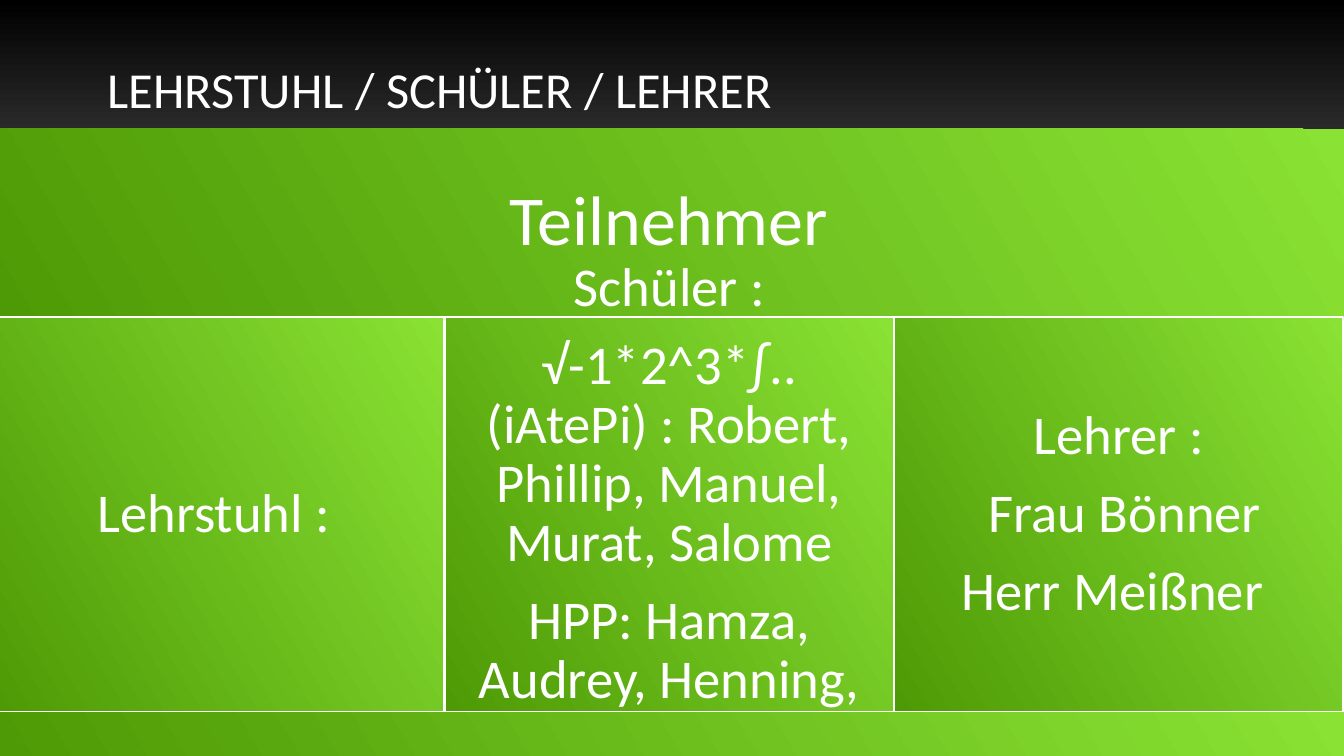
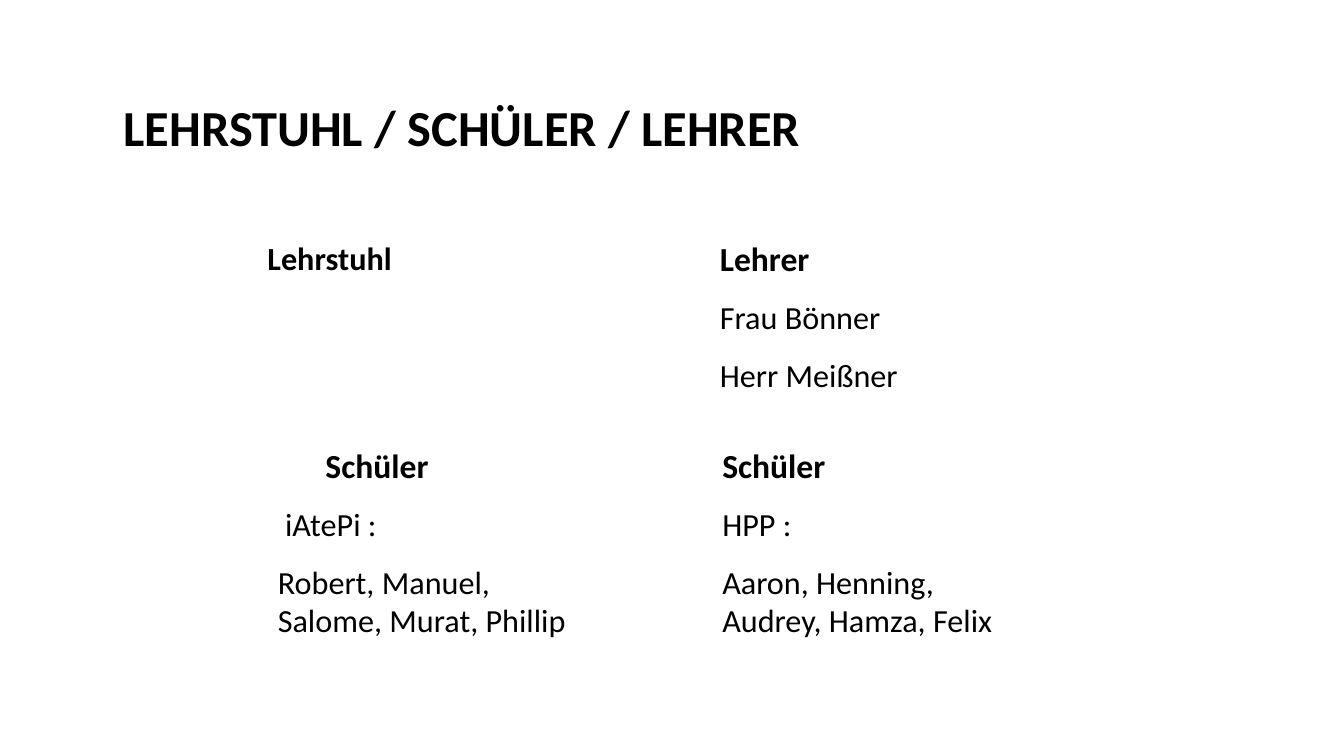
Before and after one commit to I8pieunihaspel/Uniprojekt, a slide deck: slide 4 of Präsentation/Uni-Projekt.odp. Drawn at 1344x756 pixels with LibreOffice and Linux fonts; fonts in the diff are those of the drawing; background and template pictures are left out. Boxes give left, top, right and bottom in pixels: in the first picture for what was removed or moved away, otherwise in the second. Text is boxed around its words. In the diff, an @@ line names an element or a change of style, - is before the commit and + after.

Commit message:
Update Präsentation/Uni-Projekt.odp
Manuel

```diff
--- a/Präsentation/Uni-Projekt.odp
+++ b/Präsentation/Uni-Projekt.odp
@@ title "LEHRSTUHL / SCHÜLER / LEHRER": place and size @@
-title "LEHRSTUHL / SCHÜLER / LEHRER" at (108, 67, 771, 109)
+title "LEHRSTUHL / SCHÜLER / LEHRER" at (124, 105, 800, 147)
@@ title "LEHRSTUHL / SCHÜLER / LEHRER" at (124, 105, 800, 147): text colour #FFFFFF to #000000, bold on @@
@@ rectangle removed at (0, 129, 1344, 318) @@
-Teilnehmer
@@ text "Lehrstuhl": place and size @@
-text "Lehrstuhl" at (0, 318, 445, 713)
+text "Lehrstuhl" at (267, 247, 391, 271)
@@ text "Lehrstuhl" at (267, 247, 391, 271): vertical alignment middle to top; fill gradient #8AE234 to #4E9A06 to none; outline #FFFFFF 1.5 pt to none @@
@@ text "Lehrer" at (720, 247, 898, 388): vertical alignment middle to top; fill gradient #8AE234 to #4E9A06 to none; outline #FFFFFF 1.5 pt to none @@
@@ text "Lehrer": place and size @@
-text "Lehrer" at (894, 318, 1344, 713)
+text "Lehrer" at (720, 247, 898, 388)
@@ text at (267, 247, 391, 271): text changed; size 39 to 23 pt; text colour #FFFFFF to #000000; bold on @@
-Lehrstuhl :
+Lehrstuhl
@@ text at (720, 247, 810, 272): text changed; size 39 to 24 pt; text colour #FFFFFF to #000000; bold on @@
-Lehrer :
+Lehrer
@@ rectangle removed at (445, 318, 894, 713) @@
-Schüler :
-√-1*2^3*∫..(iAtePi) : Robert, Phillip, Manuel, Murat, Salome
-HPP: Hamza, Audrey, Henning, Aaron, Felix, Alim
@@ text at (720, 307, 898, 388): size 39 to 23 pt, text colour #FFFFFF to #000000 in "Frau Bönner", "Herr Meißner"; alignment centre to left; bullet none to ●; line spacing 0.9 to 1 @@
@@ text added at (278, 454, 566, 638), 23 pt, text #000000 @@
+  Schüler
+● iAtePi :
+● Robert, Manuel, Salome, Murat, Phillip
@@ text added at (722, 454, 992, 638), 23 pt, text #000000 @@
+Schüler
+● HPP :
+● Aaron, Henning, Audrey, Hamza, Felix
@@ rectangle removed at (0, 713, 1344, 756) @@
```
Also in this commit, not shown: 12 other slides changed.
